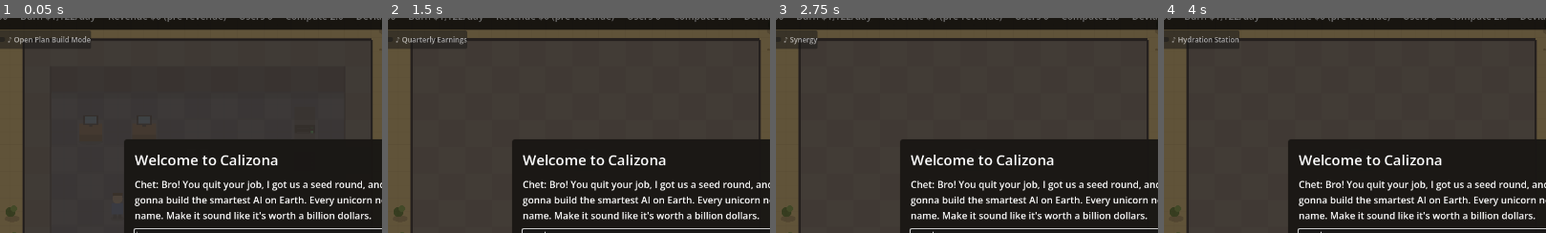
Above: before the commit, frames 1-4 (left to right).
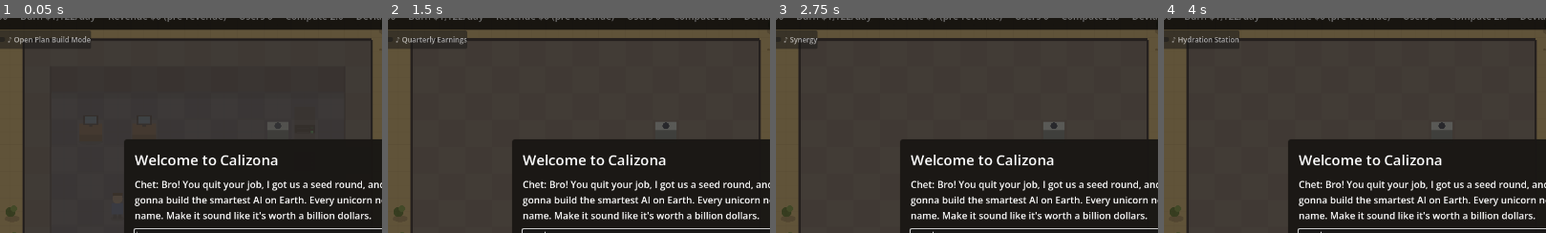
Above: after the commit, the same moments.

Repository: noahmvanderpol-source/AiTycoon
Game: Godot game, scene res://scenes/main.tscn
Same seed, same stepped clock (60 frames per second), same inputs: the game is played once before the commit and once after it.
Inputs (mouse positions are % of the whole screen's width and height, from its top left):
- Up to frame 1 (0.05 s): no input
- Up to frame 2 (1.5 s): click (50, 56) at 0.52 s; type "Alex" at 0.6 s; click "||" at 1.25 s
- Up to frame 3 (2.75 s): click "1x" at 2 s
- Up to frame 4 (4 s): click "2x" at 2.75 s; click "4x" at 3.5 s
The pictures show only the part of the screen within x 14-64%, y 5-55%; the shares and areas given below are measured in that part.

The runs differ from the first frame. In frame 1, 0.1% of the frame differs, in the area x 70-76%, y 48-52%; in frame 2, 0.1%; in frame 3, 0.1%; in frame 4, 0.1%.

Commit message:
Make heat radiate out from racks tile by tile
Each indoor tile has its own temperature. Racks heat their tile and the
heat spreads to open neighbours; walls slow it, and better walls let less
desert heat in. Coolers chill the tiles within their radius (7x7 for the
rooftop AC, 3x3 for a Window AC), so placement matters. The starter AC now
sits over the racks.

Co-Authored-By: Claude Opus 5.5 (1M context) <noreply@anthropic.com>
Claude-Session: https://claude.ai/code/session_01C5t3g3TrsSxHeSRhu4wNp7

Diff:
--- a/scripts/main.gd
+++ b/scripts/main.gd
@@ -45,16 +45,19 @@
 # Pollution drifts to neighbouring tiles each step and slowly clears.
 const SMOG_SPREAD := 0.5
 const SMOG_DECAY := 0.015
-# Heat. Each room (building) has one temperature in Fahrenheit (this is America, bro).
-# Racks heat their room, bigger rooms take longer to heat, and a building only leaks a
-# little back toward room temperature, so an uncooled server room keeps getting hotter.
+# Heat. Every indoor tile has its own temperature in Fahrenheit (this is America, bro).
+# Racks heat their own tile and the heat radiates out to neighbouring tiles. Walls slow it
+# down (better walls more), the desert seeps in through them, and tiles only drift slowly
+# back to room temperature, so an uncooled server room keeps getting hotter.
 const INDOOR_TEMP := 72.0
 const OUTDOOR_TEMP := 95.0  # Calizona, in the shade, of which there is none
 const MAX_TEMP := 150.0
 const HEAT_STEPS_PER_DAY := 8
-const RACK_HEAT := 12.0  # heat a rack adds each step, spread over the room's floor tiles
+const RACK_HEAT := 12.0  # degrees a rack adds to its own tile each step
+const HEAT_SPREAD := 0.2  # share of the difference that flows to each open neighbour per pass
+const HEAT_PASSES := 4  # spreading passes per step, so heat crosses a room in days, not months
+const WALL_CONDUCT := 0.004  # flow through a wall per pass, before insulation
 # Outside heat seeps in through the walls; insulation cuts that by a percentage.
-const OUTSIDE_LEAK := 0.004
 const WALLS := {  # exterior wall tiers
 	"wall": {"insulation": 0.0, "top": Color(0.5, 0.48, 0.47), "front": Color(0.3, 0.29, 0.32)},
 	"wall_brick": {"insulation": 0.3, "top": Color(0.6, 0.38, 0.3), "front": Color(0.45, 0.25, 0.2)},
@@ -66,20 +69,20 @@
 	"gen_large": ["asphalt", "concrete"],
 	"power_plant": ["asphalt", "concrete"],
 }
-const HEAT_LEAK := 0.01  # how fast a building drifts back to room temperature on its own
+const HEAT_LEAK := 0.01  # how fast a tile drifts back to room temperature on its own
 const RACK_SAFE_TEMP := 85.0  # racks throttle above this
 const RACK_THROTTLE := 0.015  # compute lost per degree over, down to RACK_MIN_OUTPUT
 const RACK_MIN_OUTPUT := 0.2
 const COMFORT_TEMP := 76.0  # staff slow down above this
 const CARPET_BONUS := 0.03  # staff on carpet work a little better
 const HEAT_PRODUCTIVITY_LOSS := 0.02  # productivity lost per degree over, down to 20%
-# Cooling equipment on the roof. Each removes `cooling` heat a step (same units as RACK_HEAT)
-# from the room below, never below `target`, and draws `power` kW.
+# Cooling equipment. Each removes `cooling` heat a step (same units as RACK_HEAT), shared over
+# the indoor tiles within `radius` of it, never below `target`, and draws `power` kW.
 # Window ACs hang on a wall and cancel out about one rack. Rooftop AC Units cancel out about 4.
 # New coolers (chillers, heat pumps, water cooling) go here.
 const COOLERS := {
-	"window_ac": {"name": "Window AC", "cooling": 15.0, "target": 66.0, "power": 2.0},  # power in kW
-	"ac": {"name": "AC Unit", "cooling": 50.0, "target": 64.0, "power": 5.0},
+	"window_ac": {"name": "Window AC", "cooling": 15.0, "target": 66.0, "power": 2.0, "radius": 1},  # power in kW
+	"ac": {"name": "AC Unit", "cooling": 50.0, "target": 64.0, "power": 5.0, "radius": 3},
 }
 # Deviation, 0-100. Each rack adds 1 a year. Modifiers raise or lower that rate by a percentage,
 # and counter-measures take a flat amount a year back off. Each threshold brings worse surprises;
@@ -302,6 +305,8 @@
 var roof_objects := {}  # Vector2i -> "solar" / "ac", things built on roofs
 var window_objects := {}  # wall Vector2i -> "window_ac", things hung on walls
 var room_of := {}  # Vector2i -> index into buildings, for every tile under a roof
+var heat := PackedFloat32Array()  # temperature per tile, GRID_W * GRID_H; only indoor floor tiles change
+var heat_cells: Array[Vector2i] = []  # the indoor floor tiles (doors included)
 var _heat_timer := 0.0
 var _heat_warned := false
 var buildings := []  # [{tiles: {Vector2i: true}, alpha}] each enclosed room gets a roof
@@ -384,6 +389,8 @@
 func _ready() -> void:
 	rng.seed = 42
 	smog.resize(GRID_W * GRID_H)
+	heat.resize(GRID_W * GRID_H)
+	heat.fill(OUTDOOR_TEMP)
 	_build_starter_office()
 	astar.region = Rect2i(0, 0, GRID_W, GRID_H)
 	astar.cell_size = Vector2(TILE, TILE)
@@ -425,7 +432,7 @@
 	objects[Vector2i(34, 19)] = "rack"
 	objects[Vector2i(34, 20)] = "rack"
 	objects[Vector2i(25, 25)] = "ficus"
-	roof_objects[Vector2i(30, 21)] = "ac"
+	roof_objects[Vector2i(33, 20)] = "ac"  # right over the racks
 	objects[Vector2i(37, 24)] = "gen_portable"  # round the side, humming
 
 
@@ -562,7 +569,7 @@
 	["Models (M)", "Server Racks make compute. Pick a model size to train; bigger models take longer and raise capability more. Better models bring more users, and users bring revenue. Cutting corners trains faster but raises Deviation. Engineers add compute."],
 	["Staff (T)", "Hire researchers, engineers, marketers and alignment researchers, then give each a job. You don't control people directly: they need a free desk or rack for their job, and heat makes them slower."],
 	["Board (O)", "Each quarter the board sets a target. Hit it for +15 confidence, miss it for -25. At 0% you're fired, and running out of money gets you fired faster. Safety theater fools them for a while."],
-	["Heat (H)", "Racks heat the room they're in. Hot racks throttle and hot staff slow down. An AC Unit on the room's roof cancels out about 4 racks; a Window AC on a wall handles about one. Bigger rooms heat up slower. Rooms are tinted by temperature while the Heat panel is open."],
+	["Heat (H)", "Racks heat their own tile and the heat radiates out across the room. Walls slow it and keep some desert heat out (better walls more). Hot racks throttle and hot staff slow down. An AC Unit on the roof cools a 7x7 area and cancels out about 4 racks; a Window AC on a wall cools the 3x3 next to it and handles about one. Put coolers near the racks. Tiles are tinted by temperature while the Heat panel is open."],
 	["Power (P)", "Racks, ACs and red-team rigs use power. The cheapest power runs first: solar, then the grid, then batte …(195 unchanged characters)…
 	["Deviation (V)", "Every rack adds Deviation, and training, cutting corners and smarter models raise the rate. Alignme …(246 unchanged characters)…
 	["Research (E)", "Researchers at desks make research points; the founders make a trickle on their own. Pick a project  …(228 unchanged characters)…
@@ -908,7 +915,8 @@
 		if COOLERS.has(c[1]):
 			cool_power += COOLERS[c[1]].power
 	heat_label.text = ("Rooms:\n%s\n\nRack compute lost to heat: %.1f of %d\nStaff productivity: %d%%\nCooling power: %d kW\n\n"
-		+ "Raised by: racks\nLowered by: AC Units, Window ACs, bigger rooms") % [
+		+ "Heat radiates out from racks. Coolers chill the area around them, so put them near the racks.\n"
+		+ "Raised by: racks, the desert through thin walls\nLowered by: AC Units, Window ACs, insulated walls") % [
 		"\n".join(lines) if not lines.is_empty() else "none", _racks() - _rack_compute(), _racks(), int(prod * 100.0),
 		cool_power]
 
@@ -2034,7 +2042,15 @@
 # --- Heat -------------------------------------------------------------------
 
 func _temp(t: Vector2i) -> float:
-	return buildings[room_of[t]].temp if room_of.has(t) else OUTDOOR_TEMP
+	return heat[t.y * GRID_W + t.x] if _in_bounds(t) else OUTDOOR_TEMP
+
+
+func _set_temp(t: Vector2i, v: float) -> void:
+	heat[t.y * GRID_W + t.x] = clampf(v, 0.0, MAX_TEMP)
+
+
+func _indoor(t: Vector2i) -> bool:
+	return room_of.has(t) and not _is_wall(t)
 
 
 # Every cooler on the map, roof and wall: [[tile, id], ...]
@@ -2052,52 +2068,74 @@
 	return side_panel.visible and tabs.current_tab == 3
 
 
-# Average insulation of a building's exterior walls (doors count as none).
-func _insulation(bld: Dictionary) -> float:
-	var total := 0.0
-	var n := 0
-	for t in bld.tiles:
-		if wall_tiles.has(t):
-			total += WALLS[wall_tiles[t]].insulation if _is_wall(t) else 0.0
-			n += 1
-	return total / maxi(n, 1)
-
-
 func _tick_heat() -> void:
-	var added := []
-	added.resize(buildings.size())
-	added.fill(0.0)
+	var rack_heat := RACK_HEAT * power_ratio * (1.0 + _research_bonus("rack_heat"))
 	for t in objects:
-		if objects[t] == "rack" and room_of.has(t):
-			added[room_of[t]] += RACK_HEAT * power_ratio * (1.0 + _research_bonus("rack_heat"))
+		if objects[t] == "rack" and _indoor(t):
+			_set_temp(t, _temp(t) + rack_heat)
 	for c in _coolers():
-		var t: Vector2i = c[0]
-		if COOLERS.has(c[1]) and room_of.has(t):
-			added[room_of[t]] -= COOLERS[c[1]].cooling * power_ratio * (1.0 + _research_bonus("cooling"))
-	for i in buildings.size():
-		var bld: Dictionary = buildings[i]
-		var v: float = bld.temp + added[i] / maxi(bld.area, 1)
-		var floor_temp := INDOOR_TEMP  # coolers can't push a room below their target
-		for c in _coolers():
-			var t: Vector2i = c[0]
-			if COOLERS.has(c[1]) and room_of.get(t) == i:
-				floor_temp = minf(floor_temp, COOLERS[c[1]].target)
-		if added[i] < 0.0:
-			v = maxf(v, minf(bld.temp, floor_temp))
-		v += (INDOOR_TEMP - v) * HEAT_LEAK
-		v += (OUTDOOR_TEMP - v) * OUTSIDE_LEAK * (1.0 - _insulation(bld))
-		bld.temp = minf(v, MAX_TEMP)
+		_cool_around(c[0], COOLERS[c[1]])
+	for i in HEAT_PASSES:
+		_spread_heat()
+	for t in heat_cells:
+		_set_temp(t, _temp(t) + (INDOOR_TEMP - _temp(t)) * HEAT_LEAK)
+	for bld in buildings:  # room averages, for the Heat panel and labels
+		var total := 0.0
+		for t in bld.tiles:
+			if not _is_wall(t):
+				total += _temp(t)
+		bld.temp = total / maxi(bld.area, 1)
 	for s in staff:
 		# Productivity starts at 100%. Heat takes a cut; break rooms and the like can add to it later.
-		var over := _temp(Vector2i((s.pos / TILE).floor())) - COMFORT_TEMP
-		var comfy := CARPET_BONUS if floor_tiles.get(Vector2i((s.pos / TILE).floor())) == "carpet" else 0.0
+		var at := Vector2i((s.pos / TILE).floor())
+		var over := _temp(at) - COMFORT_TEMP if _indoor(at) else OUTDOOR_TEMP - COMFORT_TEMP
+		var comfy := CARPET_BONUS if floor_tiles.get(at) == "carpet" else 0.0
 		s.productivity = clampf(1.0 - maxf(over, 0.0) * HEAT_PRODUCTIVITY_LOSS, 0.2, 1.0) + comfy
 	if not _heat_warned:
 		for t in objects:
 			if objects[t] == "rack" and _temp(t) > RACK_SAFE_TEMP + 10.0:
 				_heat_warned = true
-				_chet("Bro, the server room is %d degrees. The racks are thermal throttling. Put an AC Unit on the roof (R in Build). Heat (H) shows the hot rooms." % _temp(t))
+				_chet("Bro, the racks are %d degrees. They're thermal throttling. Put an AC Unit on the roof right over them (R in Build). Heat (H) shows the hot spots." % _temp(t))
 				break
+
+
+# A cooler shares its cooling over the indoor tiles within its radius. On a wall or roof edge
+# that's only the inside tiles, so a Window AC cools the strip of room next to it.
+func _cool_around(at: Vector2i, c: Dictionary) -> void:
+	var tiles := []
+	for dx in range(-c.radius, c.radius + 1):
+		for dy in range(-c.radius, c.radius + 1):
+			var t: Vector2i = at + Vector2i(dx, dy)
+			if _indoor(t) and room_of[t] == room_of.get(at, -1):
+				tiles.append(t)
+	if tiles.is_empty():
+		return
+	var each: float = c.cooling * power_ratio * (1.0 + _research_bonus("cooling")) / tiles.size()
+	for t in tiles:
+		var v := _temp(t)
+		if v > c.target:
+			_set_temp(t, maxf(v - each, c.target))
+
+
+# One pass of heat flow. Open neighbours (floor, doors) trade freely; through a wall a tile
+# trades a little with whatever is on the far side, the desert if it's outside.
+func _spread_heat() -> void:
+	var next := heat.duplicate()
+	for t in heat_cells:
+		var v := _temp(t)
+		var flow := 0.0
+		for d in [Vector2i.UP, Vector2i.DOWN, Vector2i.LEFT, Vector2i.RIGHT]:
+			var n: Vector2i = t + d
+			if _indoor(n):
+				flow += (_temp(n) - v) * HEAT_SPREAD
+			elif _is_wall(n):
+				var far: Vector2i = n + d
+				var other := _temp(far) if _indoor(far) else OUTDOOR_TEMP
+				flow += (other - v) * WALL_CONDUCT * (1.0 - WALLS[wall_tiles[n]].insulation)
+			else:  # an open door or gap to the outside
+				flow += (OUTDOOR_TEMP - v) * WALL_CONDUCT
+		next[t.y * GRID_W + t.x] = clampf(v + flow, 0.0, MAX_TEMP)
+	heat = next
 
 
 func _heat_color(f: float) -> Color:
@@ -2109,11 +2147,8 @@
 
 
 func _draw_heat_tint() -> void:
-	for bld in buildings:
-		var c := _heat_color(bld.temp)
-		for t in bld.tiles:
-			if not _is_wall(t):
-				draw_rect(Rect2(Vector2(t) * TILE, Vector2(TILE, TILE)), c)
+	for t in heat_cells:
+		draw_rect(Rect2(Vector2(t) * TILE, Vector2(TILE, TILE)), _heat_color(_temp(t)))
 
 
 func _draw_rack_temps() -> void:
@@ -2184,15 +2219,31 @@
 			for t in tiles:
 				if not _is_wall(t):
 					area += 1
-			# A room keeps its temperature through rebuilds; brand new rooms start at room temperature.
-			var temp := INDOOR_TEMP
-			if room_of.has(start) and room_of[start] < old.size():
-				temp = old[room_of[start]].temp
-			buildings.append({"tiles": tiles, "alpha": alpha, "area": area, "temp": temp})
+			buildings.append({"tiles": tiles, "alpha": alpha, "area": area, "temp": INDOOR_TEMP})
+	var was_indoor := {}
+	for t in heat_cells:
+		was_indoor[t] = true
 	room_of = {}
 	for i in buildings.size():
 		for t in buildings[i].tiles:
 			room_of[t] = i
+	# Tiles keep their temperature through rebuilds; newly enclosed ones start at room temperature,
+	# and anything outdoors is the desert.
+	heat_cells = []
+	for t in room_of:
+		if not _is_wall(t):
+			heat_cells.append(t)
+			if not was_indoor.has(t):
+				_set_temp(t, INDOOR_TEMP)
+	for t in was_indoor:
+		if not _indoor(t):
+			_set_temp(t, OUTDOOR_TEMP)
+	for bld in buildings:
+		var total := 0.0
+		for t in bld.tiles:
+			if not _is_wall(t):
+				total += _temp(t)
+		bld.temp = total / maxi(bld.area, 1)
 	for t in window_objects.keys():  # the wall left the building
 		if not _roofed(t) or not _is_wall(t):
 			money += int(_tool_by_id(window_objects[t]).cost / 2)
@@ -2329,20 +2380,22 @@
 			lines.append_array(_effects(wall_tiles[t]))
 		elif floor_tiles.has(t):
 			lines.append(_tool_by_id(floor_tiles[t]).name + " floor")
-	if room_of.has(t):
-		lines.append("Room: %d°F" % int(buildings[room_of[t]].temp))
+	if _indoor(t):
+		lines.append("Here: %d°F, room average %d°F" % [int(_temp(t)), int(buildings[room_of[t]].temp)])
 	return "\n".join(lines)
 
 
 # What a kind of thing does to heat, cooling, power and smog, for its tooltip.
 func _effects(id: String) -> Array:
 	if id == "rack":
-		return ["Heat: +%.1f to its room" % (RACK_HEAT * (1.0 + _research_bonus("rack_heat"))),
+		return ["Heat: +%.1f a step, radiating out" % (RACK_HEAT * (1.0 + _research_bonus("rack_heat"))),
 			"Power: uses %.1f kW" % (RACK_KW * (1.0 + _research_bonus("rack_power")))]
 	if WALLS.has(id):
 		return ["Insulation: %d%%" % int(WALLS[id].insulation * 100.0)]
 	if COOLERS.has(id):
-		return ["Cooling: %d" % int(COOLERS[id].cooling * (1.0 + _research_bonus("cooling"))), "Power: uses %d kW" % COOLERS[id].power]
+		var side: int = COOLERS[id].radius * 2 + 1
+		return ["Cooling: %d over a %dx%d area" % [int(COOLERS[id].cooling * (1.0 + _research_bonus("cooling"))), side, side],
+			"Power: uses %d kW" % COOLERS[id].power]
 	if SOLAR_ARRAYS.has(id):
 		return ["Power: makes up to %.1f kW in the sun" % SOLAR_ARRAYS[id].kw, "Smog: none"]
 	if GENERATORS.has(id):
